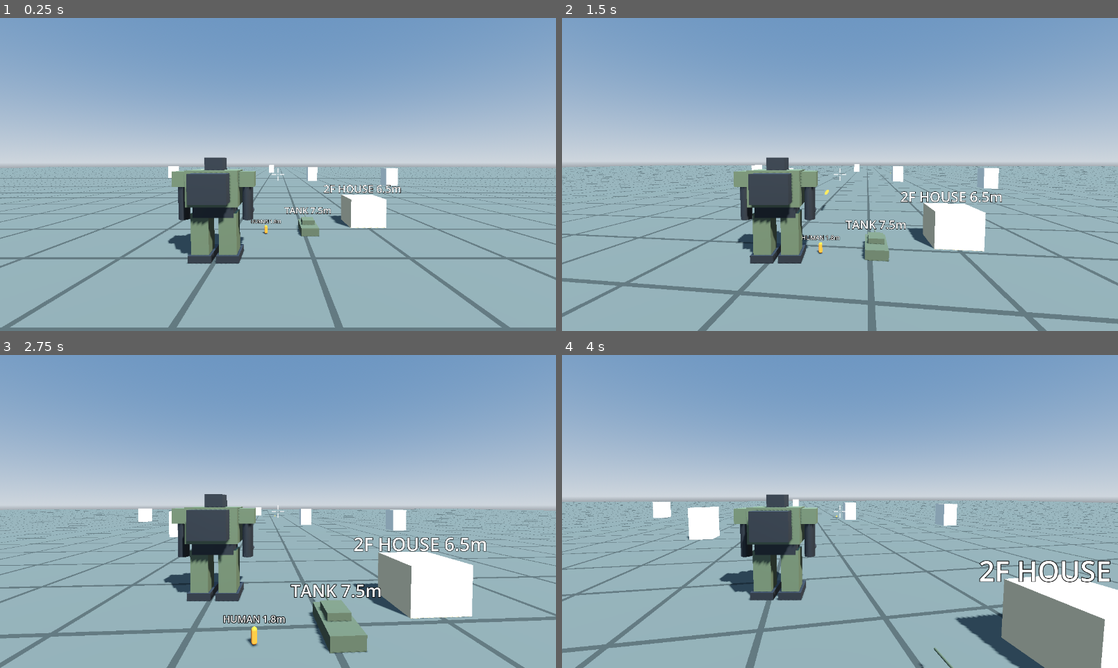
Above: before the commit, frames 1-4 (two rows, left to right).
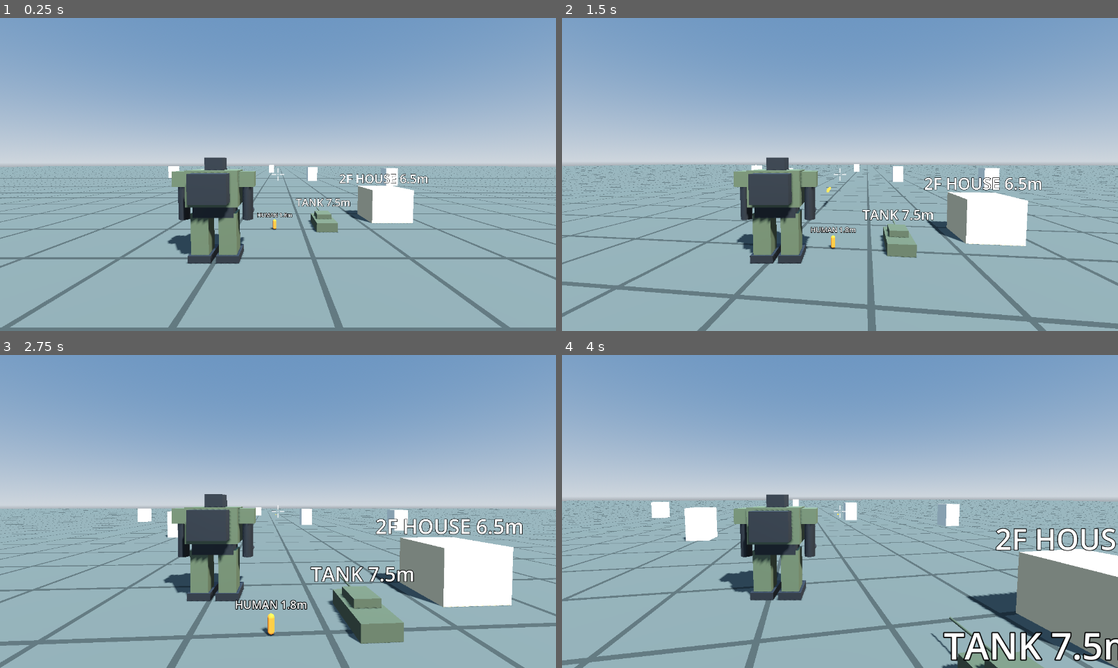
Above: after the commit, the same moments.

Repository: Sierra-117605/ARSENAL-FRONT
Game: Godot game, scene res://scenes/field_3d.tscn
Two runs of this game, one before a commit and one after it. Both use one fixed random seed, a clock stepped at 60 frames per second and the inputs below.
Inputs (mouse positions are in pixels of both pictures, inside the frame that each line leads up to):
- Up to frame 1 (0.25 s): no input
- Up to frame 2 (1.5 s): tap Enter at 0.5 s; move the mouse to (867, 174) at 0.52 s; hold W (move_forward) from 0.53 s (still down); click (867, 174) at 0.6 s; move the mouse to (812, 174) at 1.27 s; click (812, 174) at 1.35 s
- Up to frame 3 (2.75 s): keep holding W (move_forward); move the mouse to (289, 505) at 2.02 s; click (289, 505) at 2.1 s
- Up to frame 4 (4 s): keep holding W (move_forward); move the mouse to (834, 517) at 2.77 s; click (834, 517) at 2.85 s; move the mouse to (878, 514) at 3.52 s; click (878, 514) at 3.6 s

The runs differ from the first frame. In frame 1, 2.6% of the frame differs, in the area x 0-100%, y 47-79%; in frame 2, 9.7%; in frame 3, 13%, in the area x 0-100%, y 48-100%; in frame 4, 13%.

Commit message:
N1-5d: 自機全高を 15m → 12m に変更、機種の全高も見直し（軽8/中12/重16/超重25m）
Co-Authored-By: Claude Opus 5 <noreply@anthropic.com>

Diff:
--- a/scenes/field_3d.tscn
+++ b/scenes/field_3d.tscn
@@ -33,7 +33,7 @@
 }
 
 void fragment() {
-	vec2 cell = abs(fract(world_pos.xz / 15.0) - 0.5);
+	vec2 cell = abs(fract(world_pos.xz / 12.0) - 0.5);
 	float line = step(0.475, max(cell.x, cell.y));
 	ALBEDO = mix(vec3(0.34, 0.36, 0.33), vec3(0.22, 0.24, 0.22), line);
 	ROUGHNESS = 0.95;
@@ -100,23 +100,23 @@
 [node name="Targets" type="Node3D" parent="."]
 
 [node name="Target1" parent="Targets" instance=ExtResource("7_target")]
-transform = Transform3D(1, 0, 0, 0, 1, 0, 0, 0, 1, -30, 0, -94)
+transform = Transform3D(1, 0, 0, 0, 1, 0, 0, 0, 1, -24, 0, -75)
 target_id = "target_01"
 
 [node name="Target2" parent="Targets" instance=ExtResource("7_target")]
-transform = Transform3D(1, 0, 0, 0, 1, 0, 0, 0, 1, 37.5, 0, -150)
+transform = Transform3D(1, 0, 0, 0, 1, 0, 0, 0, 1, 30, 0, -120)
 target_id = "target_02"
 
 [node name="Target3" parent="Targets" instance=ExtResource("7_target")]
-transform = Transform3D(1, 0, 0, 0, 1, 0, 0, 0, 1, -94, 0, -187.5)
+transform = Transform3D(1, 0, 0, 0, 1, 0, 0, 0, 1, -75, 0, -150)
 target_id = "target_03"
 
 [node name="Target4" parent="Targets" instance=ExtResource("7_target")]
-transform = Transform3D(1, 0, 0, 0, 1, 0, 0, 0, 1, 82.5, 0, -112.5)
+transform = Transform3D(1, 0, 0, 0, 1, 0, 0, 0, 1, 66, 0, -90)
 target_id = "target_04"
 
 [node name="Target5" parent="Targets" instance=ExtResource("7_target")]
-transform = Transform3D(1, 0, 0, 0, 1, 0, 0, 0, 1, 0, 0, -300)
+transform = Transform3D(1, 0, 0, 0, 1, 0, 0, 0, 1, 0, 0, -240)
 target_id = "target_05"
 
 [node name="ScaleRefs" type="Node3D" parent="."]
--- a/scenes/robot.tscn
+++ b/scenes/robot.tscn
@@ -55,8 +55,8 @@
 size = Vector3(1.4, 1.1, 0.6)
 
 [sub_resource type="CapsuleShape3D" id="Shape_body"]
-radius = 3.75
-height = 15.0
+radius = 3.0
+height = 12.0
 
 [node name="Robot" type="CharacterBody3D"]
 script = ExtResource("1_robot")
@@ -64,15 +64,15 @@
 machine_type = "multirole_walker"
 
 [node name="DriverSeat" type="Marker3D" parent="."]
-transform = Transform3D(1, 0, 0, 0, 1, 0, 0, 0, 1, 0, 11.25, 0)
+transform = Transform3D(1, 0, 0, 0, 1, 0, 0, 0, 1, 0, 9, 0)
 script = ExtResource("2_seat")
 
 [node name="Collision" type="CollisionShape3D" parent="."]
-transform = Transform3D(1, 0, 0, 0, 1, 0, 0, 0, 1, 0, 7.5, 0)
+transform = Transform3D(1, 0, 0, 0, 1, 0, 0, 0, 1, 0, 6, 0)
 shape = SubResource("Shape_body")
 
 [node name="Visual" type="Node3D" parent="."]
-transform = Transform3D(3.75, 0, 0, 0, 3.75, 0, 0, 0, 3.75, 0, 0, 0)
+transform = Transform3D(3, 0, 0, 0, 3, 0, 0, 0, 3, 0, 0, 0)
 
 [node name="LegL" type="MeshInstance3D" parent="Visual"]
 transform = Transform3D(1, 0, 0, 0, 1, 0, 0, 0, 1, -0.55, 1.05, 0)
@@ -145,5 +145,5 @@
 surface_material_override/0 = SubResource("Mat_frame")
 
 [node name="Weapon" type="Marker3D" parent="."]
-transform = Transform3D(1, 0, 0, 0, 1, 0, 0, 0, 1, 4.875, 6.5625, -5.4375)
+transform = Transform3D(1, 0, 0, 0, 1, 0, 0, 0, 1, 3.9, 5.25, -4.35)
 script = ExtResource("3_weapon")
--- a/scenes/target.tscn
+++ b/scenes/target.tscn
@@ -3,18 +3,18 @@
 [ext_resource type="Script" path="res://scripts/action/target.gd" id="1_target"]
 
 [sub_resource type="BoxMesh" id="Mesh_target"]
-size = Vector3(7.5, 11.25, 7.5)
+size = Vector3(6, 9, 6)
 
 [sub_resource type="BoxShape3D" id="Shape_target"]
-size = Vector3(7.5, 11.25, 7.5)
+size = Vector3(6, 9, 6)
 
 [node name="Target" type="StaticBody3D"]
 script = ExtResource("1_target")
 
 [node name="Mesh" type="MeshInstance3D" parent="."]
-transform = Transform3D(1, 0, 0, 0, 1, 0, 0, 0, 1, 0, 5.625, 0)
+transform = Transform3D(1, 0, 0, 0, 1, 0, 0, 0, 1, 0, 4.5, 0)
 mesh = SubResource("Mesh_target")
 
 [node name="Collision" type="CollisionShape3D" parent="."]
-transform = Transform3D(1, 0, 0, 0, 1, 0, 0, 0, 1, 0, 5.625, 0)
+transform = Transform3D(1, 0, 0, 0, 1, 0, 0, 0, 1, 0, 4.5, 0)
 shape = SubResource("Shape_target")
--- a/scripts/action/robot.gd
+++ b/scripts/action/robot.gd
@@ -1,12 +1,12 @@
 class_name Robot
 extends Pilotable
 ## 二足歩行ロボット。操縦入力に従って歩く。
-## Phase 1 の自機は多用途歩行機（全高 約 15m、SPEC §0.9）。
+## Phase 1 の自機は多用途歩行機（全高 約 12m、SPEC §0.9）。
 
 ## 機種（SPEC §0.9 の機種区分。保存用の文字列）
 @export var machine_type: String = "multirole_walker"
 ## 歩く速さ（メートル/秒）
-@export var walk_speed: float = 12.0
+@export var walk_speed: float = 10.0
 ## 歩き出し・止まりの滑らかさ（大きいほどキビキビ）
 @export var acceleration: float = 40.0
 
--- a/scripts/action/third_person_view.gd
+++ b/scripts/action/third_person_view.gd
@@ -4,13 +4,13 @@
 ## 機体が画面のやや左に映り、画面中央の照準が機体に隠れない（SPEC §0.7）。
 
 ## 回転の中心の高さ（機体の足元から。胸〜頭のあたり）
-@export var pivot_height: float = 13.0
+@export var pivot_height: float = 10.4
 ## 回転の中心からカメラまでの距離
-@export var distance: float = 34.0
+@export var distance: float = 27.2
 ## カメラを右にずらす量（肩越し）
-@export var shoulder_offset: float = 9.5
+@export var shoulder_offset: float = 7.6
 ## カメラが地面に潜らないための最低の高さ
-@export var min_camera_height: float = 2.0
+@export var min_camera_height: float = 1.6
 
 
 func update_camera(camera: Camera3D, target: Node3D, yaw: float, pitch: float) -> void:
Not shown, changed: KNOWLEDGE.md
Not shown, changed: PLAN.md
Not shown, changed: SPEC.md
Not shown, changed: TODO.md
